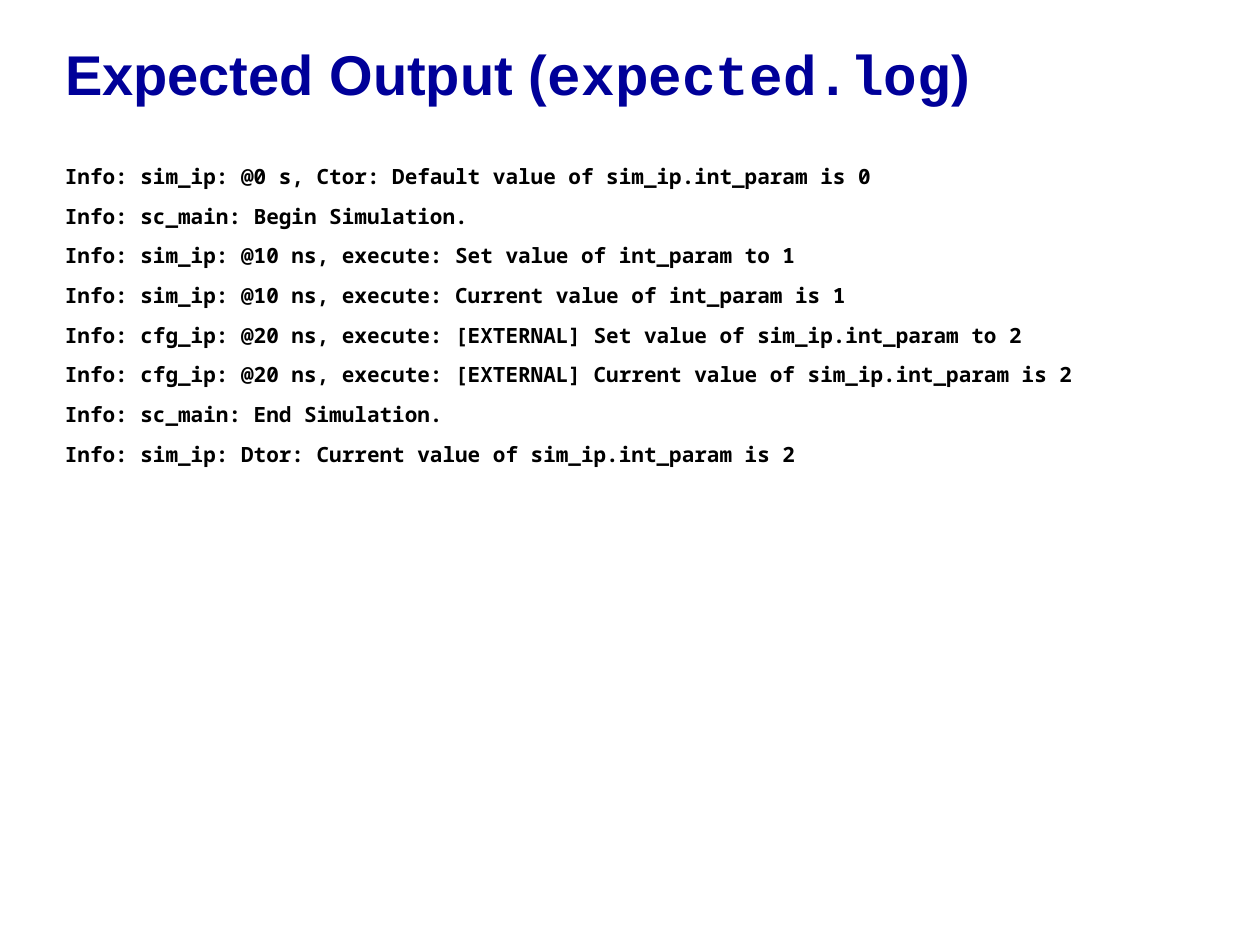
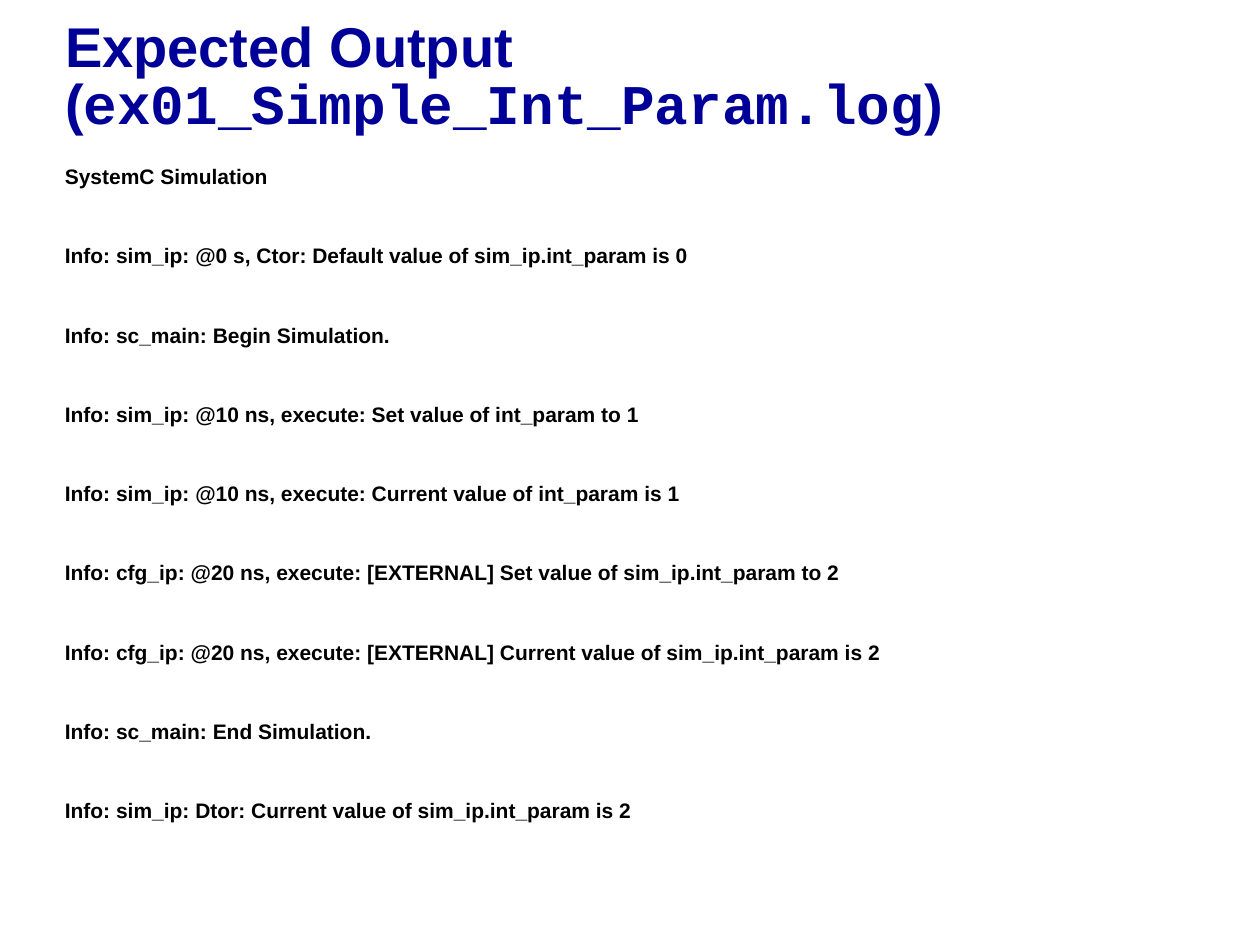
Before and after one commit to accellera-official/cci, a slide deck: slide 4 of examples/ex01_Simple_Int_Param/docs/ex01_Simple_Int_Param.ppt (slide 6 before the commit). Drawn at 1260x945 pixels with LibreOffice and Linux fonts; fonts in the diff are those of the drawing; background and template pictures are left out. Boxes give left, top, right and bottom in pixels: in the first picture for what was removed or moved away, otherwise in the second. Text is boxed around its words. In the diff, an @@ line names an element or a change of style, - is before the commit and + after.

```diff
--- a/examples/ex01_Simple_Int_Param/docs/ex01_Simple_Int_Param.ppt
+++ b/examples/ex01_Simple_Int_Param/docs/ex01_Simple_Int_Param.ppt
@@ title at <box>65,26,943,135</box>: text changed; font Arial to Courier New @@
-Expected Output (expected.log)
+Expected Output (ex01_Simple_Int_Param.log)
@@ text at <box>65,168,267,189</box>: paragraph added @@
+SystemC Simulation
@@ text at <box>65,247,880,823</box>: font Noto Sans Mono to Arial; indent changed @@
```
Also in this commit, not shown: 1 other slide changed, 2 slides removed, 12 other files.
